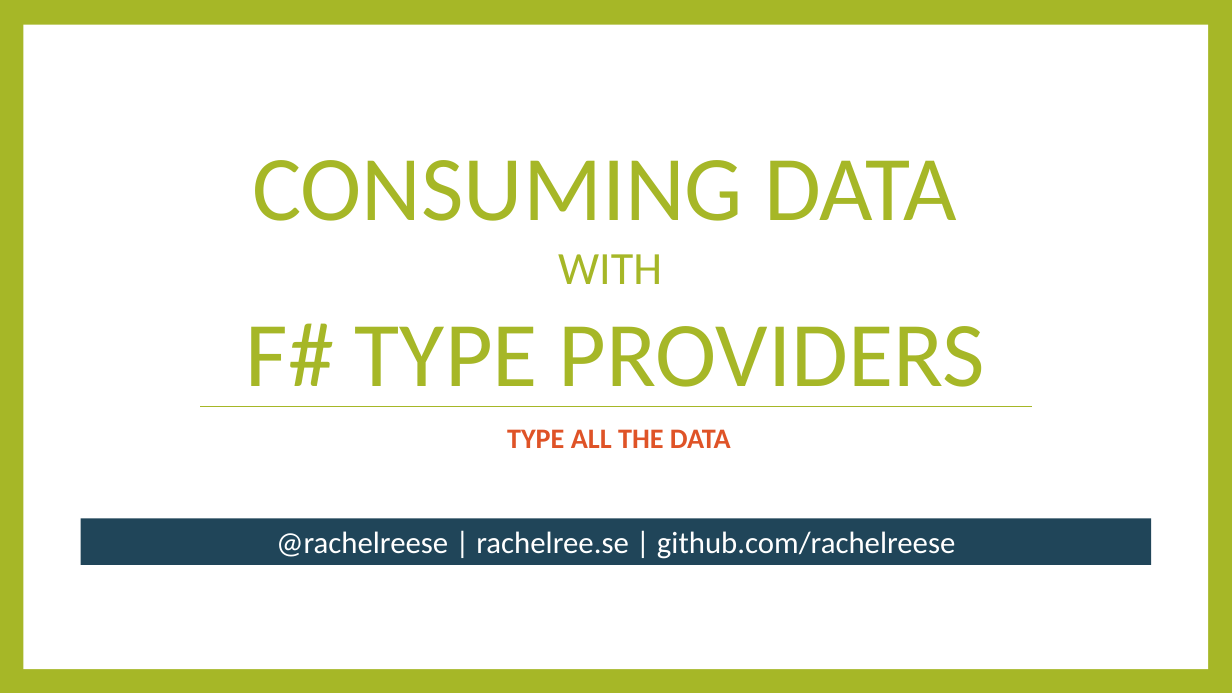
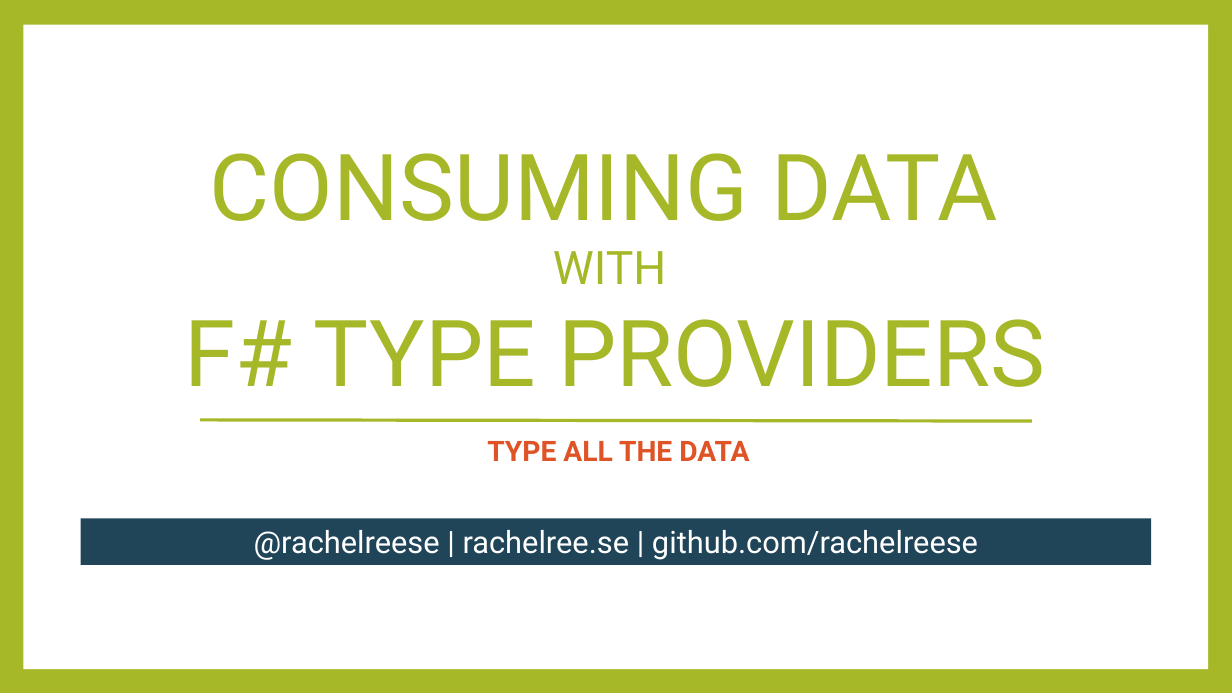
Before and after one commit to rachelblasucci/Current-Talks, a slide deck: slide 15 of Type Providers/Type Providers.pptx (slide 13 before the commit). Drawn at 1232x693 pixels with LibreOffice and Linux fonts; fonts in the diff are those of the drawing. Boxes give left, top, right and bottom in pixels: in the first picture for what was removed or moved away, otherwise in the second. Text is boxed around its words. In the diff, an @@ line names an element or a change of style, - is before the commit and + after.

```diff
--- a/Type Providers/Type Providers.pptx
+++ b/Type Providers/Type Providers.pptx
@@ title "CONSUMING DATA WITH F# TYPE ...": place and size @@
-title "CONSUMING DATA WITH F# TYPE ..." at (246, 160, 985, 407)
+title "CONSUMING DATA WITH F# TYPE ..." at (112, 118, 1119, 414)
@@ title "CONSUMING DATA WITH F# TYPE ..." at (112, 118, 1119, 414): font Calibri to Roboto; fill none to #FFFFFF at 60% opacity; outline none to #FFFFFF 5 pt @@
@@ text "TYPE ALL THE DATA" at (487, 441, 749, 461): font Calibri to Roboto @@
@@ text "TYPE ALL THE DATA": place and size @@
-text "TYPE ALL THE DATA" at (507, 429, 731, 448)
+text "TYPE ALL THE DATA" at (487, 441, 749, 461)
@@ line moved from (201, 407) - (1031, 407) to (200, 420) - (1031, 421) @@
@@ line (200, 420) - (1031, 421): stroke #A6B727 0.79 pt to #A6B727 2.5 pt @@
@@ rectangle "@rachelreese | rachelree.se | github.com/rachelreese" at (80, 518, 1151, 565): font Calibri to Roboto @@
```
Also in this commit, not shown: 12 other slides changed, 2 slides added, 4 other files.
